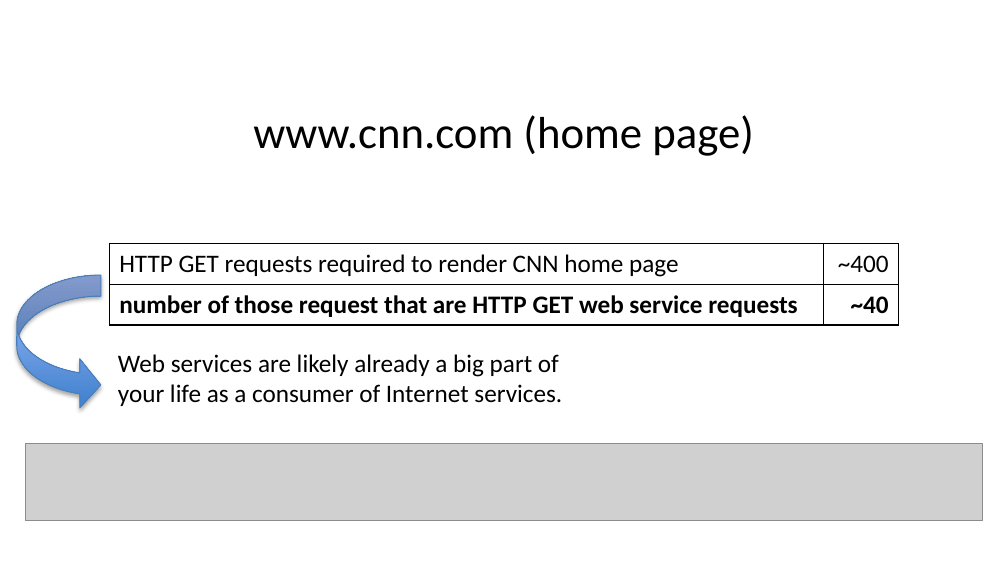
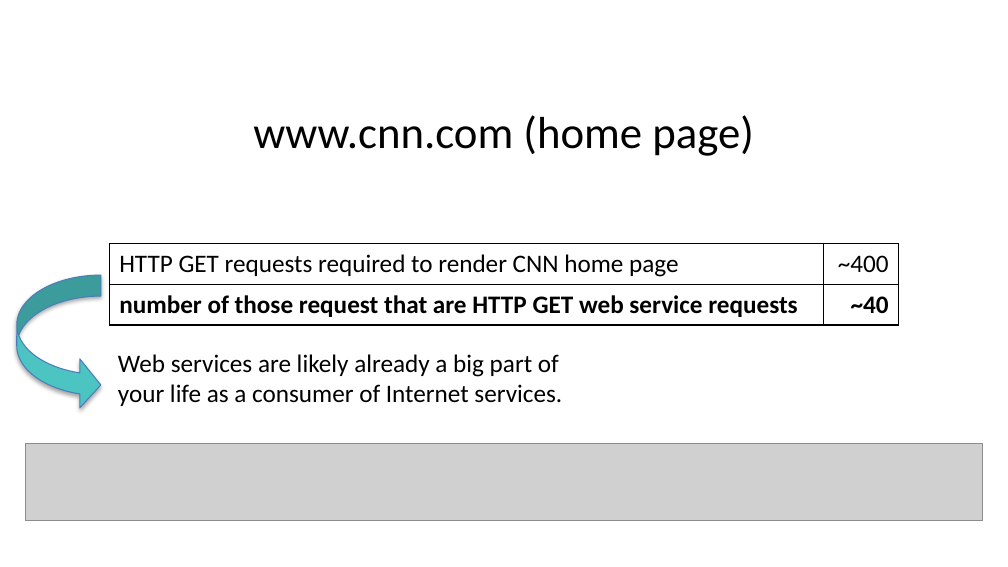
Before and after one commit to ghsmith/hladpb1, a slide deck: slide 7 of Hot_Topic_Analytics_and_Algorithms_Web_Based_Clinical_Decision_Support.pptx. Drawn at 1008x567 pixels with LibreOffice and Linux fonts; fonts in the diff are those of the drawing; grey boxes stand for pictures; background and template pictures are left out. Boxes give left, top, right and bottom in pixels: in the first picture for what was removed or moved away, otherwise in the second. Text is boxed around its words. In the diff, an @@ line names an element or a change of style, - is before the commit and + after.

```diff
--- a/Hot_Topic_Analytics_and_Algorithms_Web_Based_Clinical_Decision_Support.pptx
+++ b/Hot_Topic_Analytics_and_Algorithms_Web_Based_Clinical_Decision_Support.pptx
@@ curved right arrow at (17,275,101,409): fill gradient #3F80CE to #A4C4FF to #4BC4C2 @@
```
Also in this commit, not shown: 2 other slides changed, 11 slides added.
